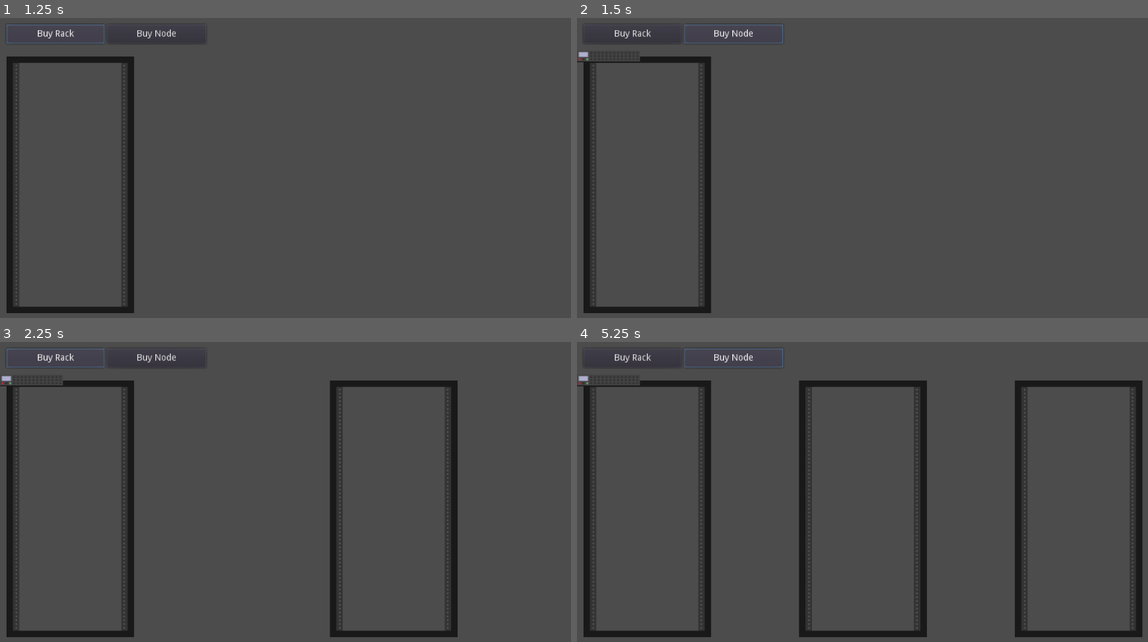
Above: before the commit, frames 1-4 (two rows, left to right).
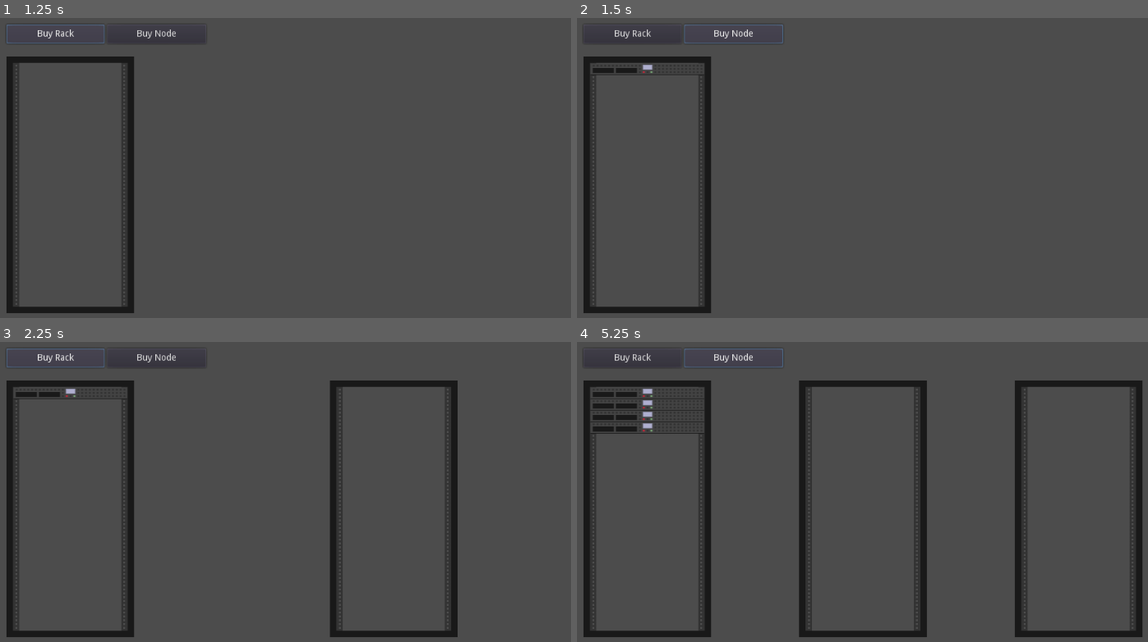
Above: after the commit, the same moments.

Repository: KjarrigansGames/DC_Tycoon
Game: Godot game, scene res://Game.tscn
Two runs of this game, one before a commit and one after it. Both use one fixed random seed, a clock stepped at 60 frames per second and the inputs below.
Inputs:
- Up to frame 1 (1.25 s): click "Buy Rack" at 0.5 s
- Up to frame 2 (1.5 s): click "Buy Node" at 1.25 s
- Up to frame 3 (2.25 s): click "Buy Rack" at 2 s
- Up to frame 4 (5.25 s): click "Buy Node" at 2.75 s; click "Buy Rack" at 3.5 s; click "Buy Node" at 4.25 s; tap Enter at 5 s

Frame 1 is identical in both runs. In frame 2, 0.4% of the frame differs, in the area x 0-22%, y 11-20%; in frame 3, 0.4%; in frame 4, 1.2%, in the area x 0-22%, y 11-31%.

Commit message:
Finish the node/rack placement

Diff:
--- a/Build Menu.gd
+++ b/Build Menu.gd
@@ -14,27 +14,29 @@
 #	# Update game logic here.
 #	pass
 
+var num_nodes = 0;
+var num_racks = 0
+const MAX_NODES = 21;
+const MAX_RACKS = 5
+
 func _on_Buy_Node_pressed():
 
 	var racks = get_parent().find_node("Datacenter").get_children()
-	if racks.size() == 0:
-		prints("Leer")
+	if (num_racks * MAX_NODES) - num_nodes < 1:
+		prints("No empty rack slot left!")
 		return
 
-	# TODO: look for next empty rack
-	var rack = racks[0]
-
-	var scene = load("res://Node_A.tscn").instance()
-	rack.add_child(scene)
-
-var num_racks = 0
-const MAX_RACKS = 5
+	var rack = racks[num_nodes / MAX_NODES]
+	var node = load("res://Node_A.tscn").instance()
+	node.position = Vector2(0, num_nodes % MAX_NODES * 18)
+	rack.add_child(node)
+	num_nodes += 1
 
 func _on_Buy_Rack_pressed():
 	if num_racks >= MAX_RACKS:
 		prints("Datacenter full")
 		return
 	num_racks += 1
-	var scene = load("res://Rack_A.tscn").instance()
-	scene.set_h_size_flags(SIZE_EXPAND_FILL)
-	get_parent().find_node("Datacenter").add_child(scene)
+	var rack = load("res://Rack_A.tscn").instance()
+	rack.set_h_size_flags(SIZE_EXPAND_FILL)
+	get_parent().find_node("Datacenter").add_child(rack)
--- a/Node_A.tscn
+++ b/Node_A.tscn
@@ -2,7 +2,8 @@
 
 [ext_resource path="res://Assets/Node_A.png" type="Texture" id=1]
 
-[node name="Node_A" type="Sprite"]
+[node name="Node_A" type="Sprite" index="0"]
 
 texture = ExtResource( 1 )
+offset = Vector2( 100, 20 )
 _sections_unfolded = [ "Offset", "Transform" ]
